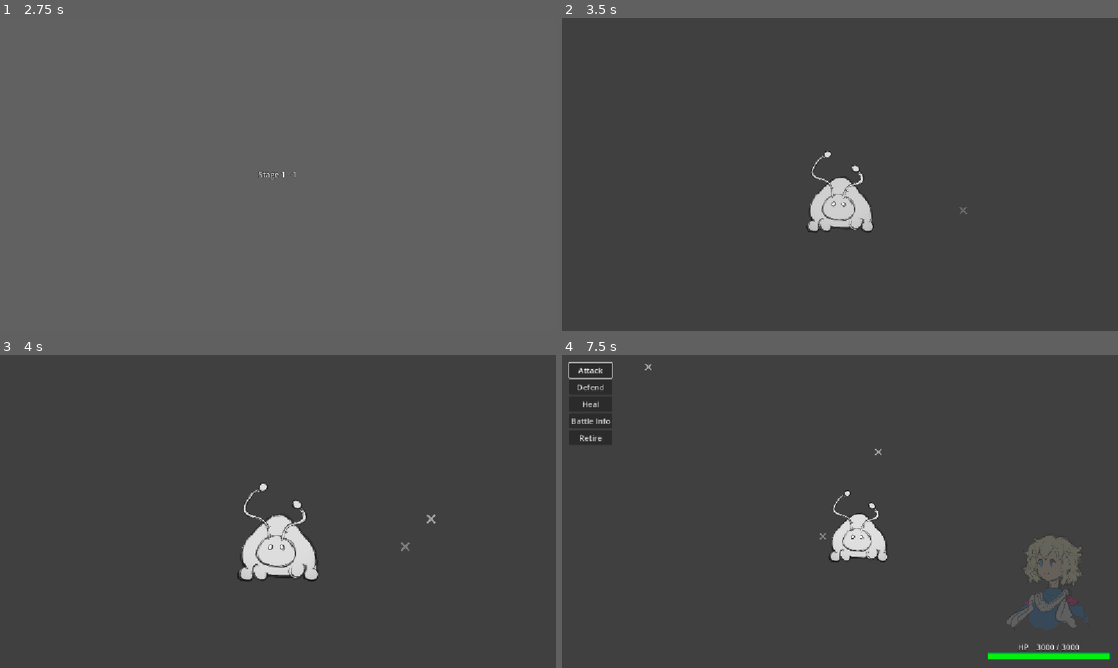
Above: before the commit, frames 1-4 (two rows, left to right).
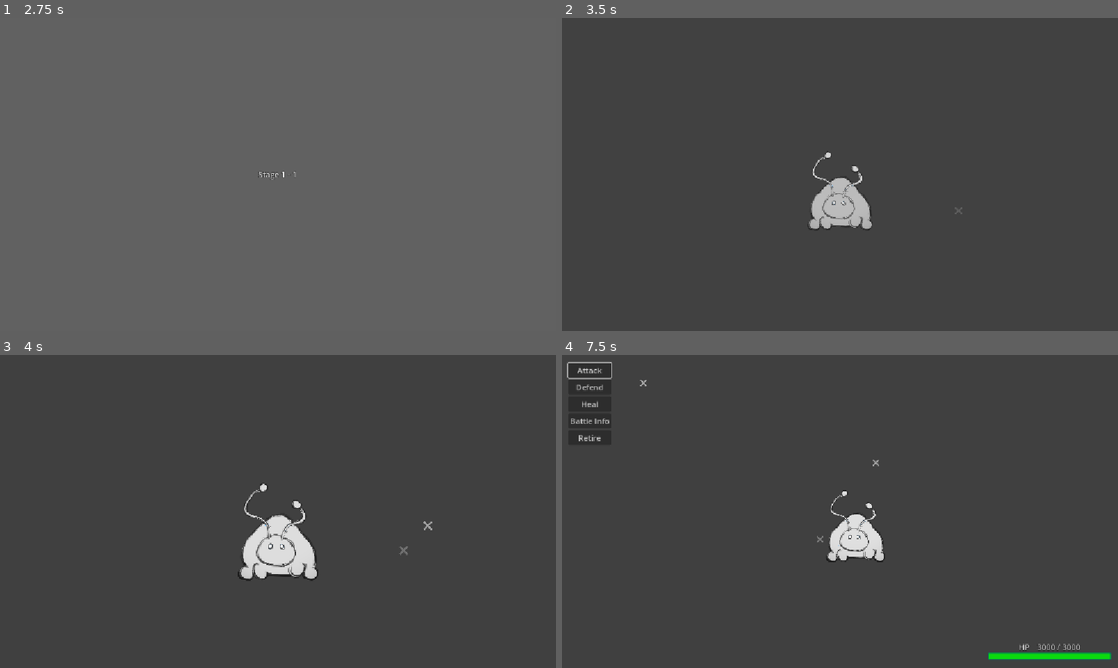
Above: after the commit, the same moments.

Repository: Adnyropast/pwkz-godot-4.7
Game: Godot game, scene res://scenes/title_screen.tscn
Same seed, same stepped clock (60 frames per second), same inputs: the game is played once before the commit and once after it. The engine's default icon, where the game draws it, is replaced by a stand-in: a white triangle on a blue panel in a dark square.
Inputs:
- Up to frame 1 (2.75 s): click "Start" at 0.5 s; click "Maria Game" at 1.25 s
- Up to frame 2 (3.5 s): tap Enter at 2.75 s
- Up to frame 3 (4 s): no input
- Up to frame 4 (7.5 s): no input

Frame 1 is identical in both runs. In frame 2, 0.5% of the frame differs, in the area x 43-73%, y 42-69%; in frame 3, 0.6%; in frame 4, 3.3%, in the area x 0-99%, y 2-98%.

Commit message:
fix: make screen buttons autofocus instead of shortcut

Diff:
--- a/scenes/battle_camera.gd
+++ b/scenes/battle_camera.gd
@@ -12,6 +12,7 @@
 
 func _ready() -> void:
 	camera.environment.background_color = WorldColors.get_background_color(WorldState.current_world)
+	Navigation.button_grab_focus(screen_button)
 
 func _on_screen_button_pressed() -> void:
 	skip_start_animation()
--- a/scenes/battle_camera.tscn
+++ b/scenes/battle_camera.tscn
@@ -200,12 +200,6 @@
 &"battle_camera_commands_menu_fade_out": SubResource("Animation_6pgex")
 }
 
-[sub_resource type="InputEventAction" id="InputEventAction_wc2de"]
-action = &"ui_accept"
-
-[sub_resource type="Shortcut" id="Shortcut_n54xb"]
-events = [SubResource("InputEventAction_wc2de")]
-
 [node name="BattleCamera" type="Node3D" unique_id=2097289196]
 script = ExtResource("1_6we38")
 
@@ -242,7 +236,5 @@
 anchor_bottom = 1.0
 grow_horizontal = 2
 grow_vertical = 2
-shortcut = SubResource("Shortcut_n54xb")
-shortcut_in_tooltip = false
 
 [connection signal="pressed" from="ScreenButton" to="." method="_on_screen_button_pressed"]
--- a/scenes/battle_text_box.gd
+++ b/scenes/battle_text_box.gd
@@ -1,6 +1,7 @@
 extends Control
 
 @onready var label_node: Label = $MarginContainer/PanelContainer/MarginContainer/Label
+@onready var screen_button: Button = $ScreenButton
 signal closed
 var confirm_tween: Tween
 var sender: Sender = Sender.new()
@@ -8,6 +9,7 @@
 func _ready() -> void:
 	sender.message_sent.connect(on_message_sent)
 	sender.timed_message_sent.connect(on_timed_message_sent)
+	Navigation.set_first_button_visibility_changed(screen_button)
 
 func _on_screen_button_pressed() -> void:
 	skip_action()
--- a/scenes/battle_text_box.tscn
+++ b/scenes/battle_text_box.tscn
@@ -1,12 +1,6 @@
 [gd_scene format=3 uid="uid://b7latik14ltrx"]
 
 [ext_resource type="Script" uid="uid://trj4vewlt6hx" path="res://scenes/battle_text_box.gd" id="1_cvxho"]
-
-[sub_resource type="InputEventAction" id="InputEventAction_hdb6g"]
-action = &"ui_accept"
-
-[sub_resource type="Shortcut" id="Shortcut_6we38"]
-events = [SubResource("InputEventAction_hdb6g")]
 
 [node name="BattleTextBox" type="Control" unique_id=929214716]
 layout_mode = 3
@@ -51,7 +45,5 @@
 anchor_bottom = 1.0
 grow_horizontal = 2
 grow_vertical = 2
-shortcut = SubResource("Shortcut_6we38")
-shortcut_in_tooltip = false
 
 [connection signal="pressed" from="ScreenButton" to="." method="_on_screen_button_pressed"]
--- a/scenes/stage_inbetween_screen.gd
+++ b/scenes/stage_inbetween_screen.gd
@@ -4,10 +4,12 @@
 @onready var shape_texture_2: TextureRect = $PanelContainer/CenterContainer/HBoxContainer/BounceNode2/ShapeTexture2
 @onready var shape_texture_3: TextureRect = $PanelContainer/CenterContainer/HBoxContainer/BounceNode3/ShapeTexture3
 @onready var panel_container: PanelContainer = $PanelContainer
+@onready var screen_button: Button = $ScreenButton
 
 func _ready() -> void:
 	panel_container.get_theme_stylebox("panel").set("bg_color", WorldColors.get_screen_color(WorldState.current_world))
 	set_textures()
+	Navigation.button_grab_focus(screen_button)
 	var tween: Tween = create_tween()
 	tween.tween_callback(load_phase).set_delay(1.5)
 
--- a/scenes/stage_inbetween_screen.tscn
+++ b/scenes/stage_inbetween_screen.tscn
@@ -91,12 +91,6 @@
 &"stage_inbetween_icons": SubResource("Animation_v7b06")
 }
 
-[sub_resource type="InputEventAction" id="InputEventAction_ku16c"]
-action = &"ui_accept"
-
-[sub_resource type="Shortcut" id="Shortcut_cvxho"]
-events = [SubResource("InputEventAction_ku16c")]
-
 [node name="StageInbetweenScreen" type="Control" unique_id=590702788]
 layout_mode = 3
 anchors_preset = 15
@@ -164,7 +158,5 @@
 anchor_bottom = 1.0
 grow_horizontal = 2
 grow_vertical = 2
-shortcut = SubResource("Shortcut_cvxho")
-shortcut_in_tooltip = false
 
 [connection signal="pressed" from="ScreenButton" to="." method="_on_screen_button_pressed"]
--- a/scenes/stage_start_screen.gd
+++ b/scenes/stage_start_screen.gd
@@ -3,12 +3,13 @@
 @onready var world_label: Label = $PanelContainer/HBoxContainer/LabelWorld
 @onready var stage_label: Label = $PanelContainer/HBoxContainer/LabelStage
 @onready var panel_container: PanelContainer = $PanelContainer
+@onready var screen_button: Button = $ScreenButton
 
 func _ready() -> void:
 	panel_container.get_theme_stylebox("panel").set("bg_color", WorldColors.get_screen_color(WorldState.current_world))
 	world_label.text = str(WorldState.current_world)
 	stage_label.text = str(WorldState.current_stage)
-
+	Navigation.button_grab_focus(screen_button)
 	var tween: Tween = create_tween()
 	tween.tween_callback(load_stage).set_delay(3.0)
 
--- a/scenes/stage_start_screen.tscn
+++ b/scenes/stage_start_screen.tscn
@@ -3,12 +3,6 @@
 [ext_resource type="Script" uid="uid://chmgagndot7lu" path="res://scenes/stage_start_screen.gd" id="1_4frsg"]
 
 [sub_resource type="StyleBoxFlat" id="StyleBoxFlat_jvwdm"]
-
-[sub_resource type="InputEventAction" id="InputEventAction_fm0x4"]
-action = &"ui_accept"
-
-[sub_resource type="Shortcut" id="Shortcut_v7b06"]
-events = [SubResource("InputEventAction_fm0x4")]
 
 [node name="StageStartScreen" type="Control" unique_id=731072768]
 layout_mode = 3
@@ -61,7 +55,5 @@
 anchor_bottom = 1.0
 grow_horizontal = 2
 grow_vertical = 2
-shortcut = SubResource("Shortcut_v7b06")
-shortcut_in_tooltip = false
 
 [connection signal="pressed" from="ScreenButton" to="." method="_on_screen_button_pressed"]
